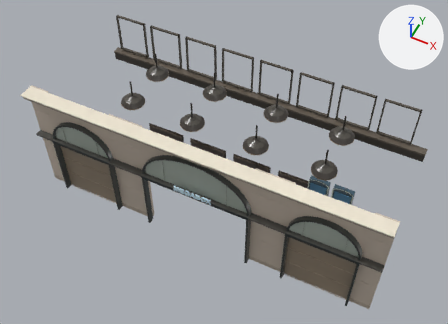
The Blender file assets/models/megabox-central/entrance.blend as it was, and as the next commit left it.
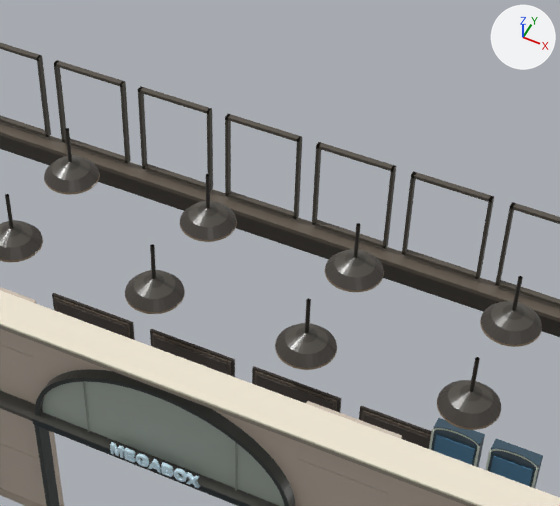
There are two pictures of each version: one whole from a camera (50 mm lens) standing at (6.26, -10.51, 17.63) and looking at (0.0, 2.02, 1.98), one close up on the part from 28% to 81% of the width and 0% to 66% of the height. Arrows for +X, +Y and +Z are at upper right; the lights stay in place. The first two pictures are the older version.

Names of what the first close-up shows: '매장면 몰딩과 천장 간접등', '매표 로비 목재 몰딩과 처마', '무인 주문기 4.0', '반원형 유리와 금속 문틀 0', '석재 판재 -3.095', '석재 판재 1.887', '황동 안쪽 반사갓 (-1.02, 1.78)', '황동 안쪽 반사갓 (-1.02, 3.36)', '황동 안쪽 반사갓 (1.22, 1.78)', '황동 안쪽 반사갓 (1.22, 3.36)', '황동 안쪽 반사갓 (3.47, 1.78)', '황동 안쪽 반사갓 (3.47, 3.36)' and 9 more.
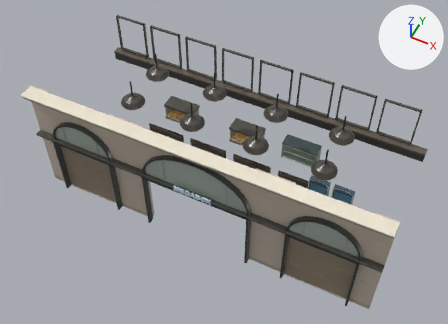
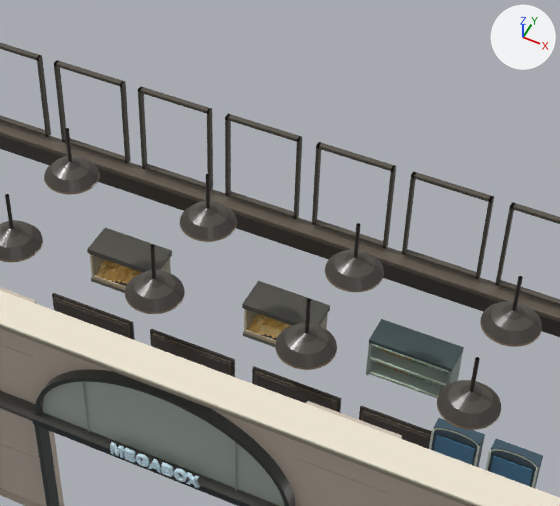
Changed parts and their boxes (x1, y1, x2, y2) in the close-ups (560 x 506 px):
'매점 · 냉장 음료 진열장', added: after (366, 319, 464, 398)
'매점 · 조명 팝콘 진열함 -0.05', added: after (242, 281, 330, 347)
'매점 · 조명 팝콘 진열함 -2.75', added: after (87, 227, 172, 293)

The edits, one by one:
Mesh me_매점___냉장_음료_진열장 is new.
It has 3856 vertices, 964 faces and spans x 1.37..2.67, y 3.818..4.3, z 1.1..1.868.
It uses material mat_석재와_유리___정점색.
Mesh me_매점___조명_팝콘_진열함__0_05 is new.
It has 1431 vertices, 439 faces and spans x -0.65..0.55, y 3.72..4.28, z 1.1..1.8.
It uses material mat_석재와_유리___정점색.
Mesh me_매점___조명_팝콘_진열함__2_75 is new.
It has 1431 vertices, 439 faces and spans x -3.35..-2.15, y 3.72..4.28, z 1.1..1.8.
It uses material mat_석재와_유리___정점색.
Object '매점 · 냉장 음료 진열장' (ob_매점___냉장_음료_진열장) is new; it shows me_매점___냉장_음료_진열장.
Its location is (0.0, 0.0, 0.0).
Object '매점 · 조명 팝콘 진열함 -0.05' (ob_매점___조명_팝콘_진열함__0_05) is new; it shows me_매점___조명_팝콘_진열함__0_05.
Its location is (0.0, 0.0, 0.0).
Object '매점 · 조명 팝콘 진열함 -2.75' (ob_매점___조명_팝콘_진열함__2_75) is new; it shows me_매점___조명_팝콘_진열함__2_75.
Its location is (0.0, 0.0, 0.0).
